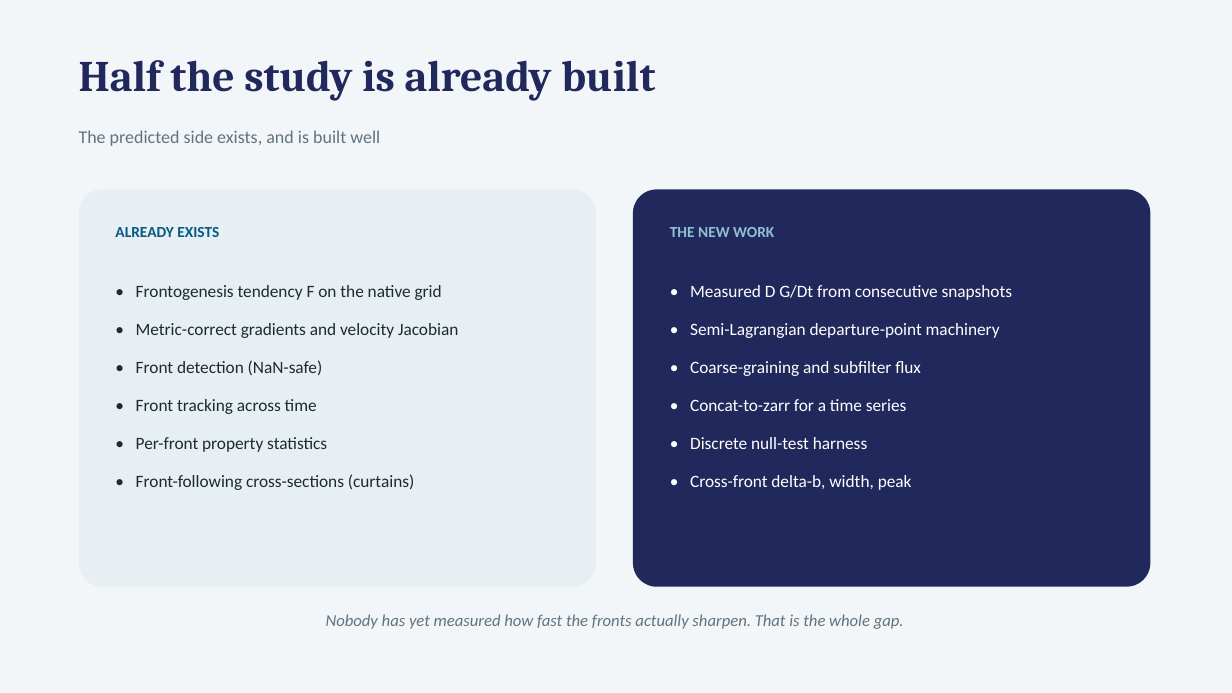
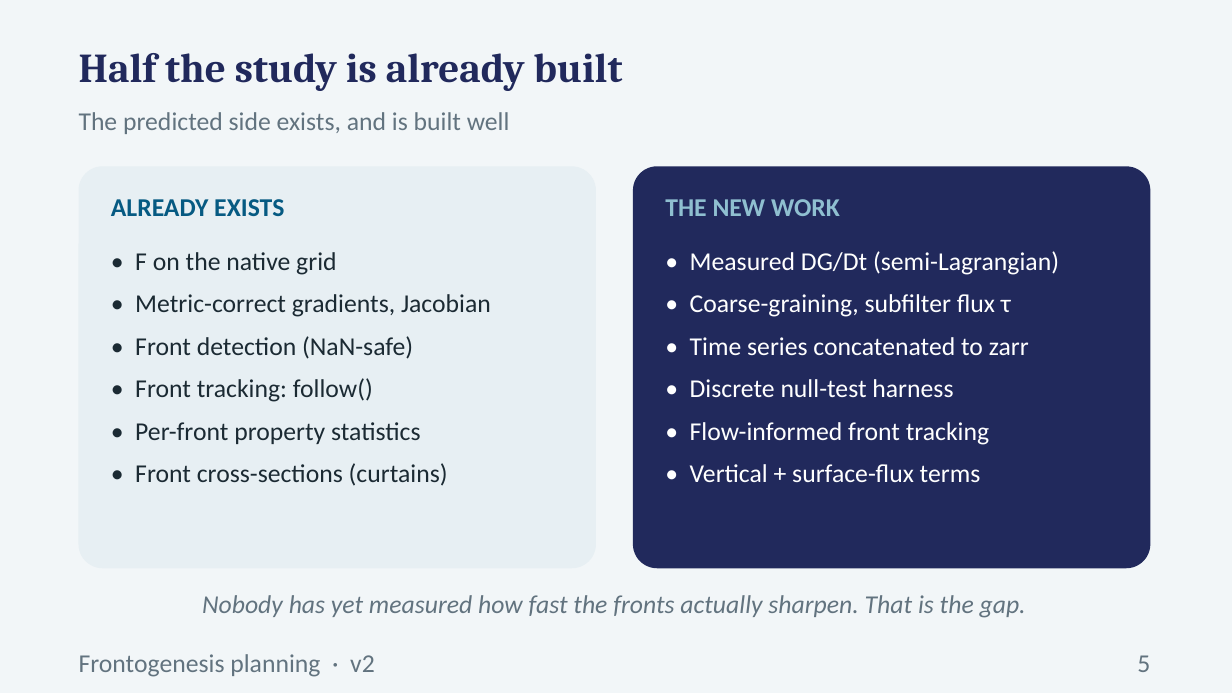
Before and after one commit to Sea-Meets-the-Stars/fronts, a slide deck: slide 5 of dev/frontogenesis/deck/Frontogenesis_Planning.pptx. Drawn at 1232x693 pixels with LibreOffice and Linux fonts; fonts in the diff are those of the drawing. Boxes give left, top, right and bottom in pixels: in the first picture for what was removed or moved away, otherwise in the second. Text is boxed around its words. In the diff, an @@ line names an element or a change of style, - is before the commit and + after.

```diff
--- a/dev/frontogenesis/deck/Frontogenesis_Planning.pptx
+++ b/dev/frontogenesis/deck/Frontogenesis_Planning.pptx
@@ text "Half the study is already ...": place and size @@
-text "Half the study is already ..." at [79, 60, 655, 101]
+text "Half the study is already ..." at [79, 53, 623, 91]
@@ text "Half the study is already ..." at [79, 53, 623, 91]: size 34 to 32 pt; line spacing 1 to 1.05; less space between paragraphs @@
@@ text "The predicted side exists, and ...": place and size @@
-text "The predicted side exists, and ..." at [79, 130, 380, 146]
+text "The predicted side exists, and ..." at [79, 112, 510, 134]
@@ text "The predicted side exists, and ..." at [79, 112, 510, 134]: size 14 to 20 pt; line spacing 1 to 1.05 @@
@@ rounded rectangle: place and size @@
-rounded rectangle at [79, 189, 596, 587]
+rounded rectangle at [79, 166, 596, 568]
@@ rounded rectangle: place and size @@
-rounded rectangle at [633, 189, 1151, 587]
+rounded rectangle at [633, 166, 1151, 568]
@@ text "ALREADY EXISTS" at [111, 199, 284, 216]: size 12 to 20 pt; line spacing 1 to 1.05 @@
@@ text "ALREADY EXISTS": place and size @@
-text "ALREADY EXISTS" at [115, 227, 219, 237]
+text "ALREADY EXISTS" at [111, 199, 284, 216]
@@ text "THE NEW WORK": place and size @@
-text "THE NEW WORK" at [670, 227, 774, 237]
+text "THE NEW WORK" at [665, 199, 840, 216]
@@ text "THE NEW WORK" at [665, 199, 840, 216]: size 12 to 20 pt; line spacing 1 to 1.05 @@
@@ text "• F on the native ...": place and size @@
-text "• F on the native ..." at [136, 285, 458, 490]
+text "• F on the native ..." at [135, 252, 491, 486]
@@ text at [135, 252, 491, 317]: text changed; size 13.5 to 20 pt @@
-• Frontogenesis tendency F on the native grid
-• Metric-correct gradients and velocity Jacobian
+• F on the native grid
+• Metric-correct gradients, Jacobian
@@ text "• Measured DG/Dt (semi-Lagrangian)": place and size @@
-text "• Measured DG/Dt (semi-Lagrangian)" at [690, 285, 1012, 490]
+text "• Measured DG/Dt (semi-Lagrangian)" at [690, 251, 1059, 482]
@@ text at [690, 251, 1059, 355]: text changed; size 13.5 to 20 pt @@
-• Measured D G/Dt from consecutive snapshots
-• Semi-Lagrangian departure-point machinery
-• Coarse-graining and subfilter flux
-• Concat-to-zarr for a time series
+• Measured DG/Dt (semi-Lagrangian)
+• Coarse-graining, subfilter flux τ
+• Time series concatenated to zarr
@@ text at [135, 336, 420, 444]: size 13.5 to 20 pt in "• Front detection (NaN-safe)", "• Per-front property statistics"; line spacing 1.15 to 1; less space between paragraphs @@
@@ text at [135, 378, 373, 402]: text changed; size 13.5 to 20 pt @@
-• Front tracking across time
+• Front tracking: follow()
@@ text at [690, 379, 953, 397]: size 13.5 to 20 pt in "• Discrete null-test harness"; line spacing 1.15 to 1; less space between paragraphs @@
@@ text at [690, 422, 989, 482]: text changed; size 13.5 to 20 pt @@
-• Cross-front delta-b, width, peak
+• Flow-informed front tracking
+• Vertical + surface-flux terms
@@ text at [135, 463, 448, 486]: text changed; size 13.5 to 20 pt @@
-• Front-following cross-sections (curtains)
+• Front cross-sections (curtains)
@@ text at [202, 595, 1026, 618]: text changed; size 13 to 20 pt @@
-Nobody has yet measured how fast the fronts actually sharpen. That is the whole gap.
+Nobody has yet measured how fast the fronts actually sharpen. That is the gap.
@@ text added at [79, 654, 375, 677], 20 pt, text #62737F @@
+Frontogenesis planning · v2
@@ text added at [1137, 655, 1150, 672], 20 pt, text #62737F @@
+5
```
Also in this commit, not shown: 8 other slides changed, 8 slides added, 4 slides removed, 3 other files.
